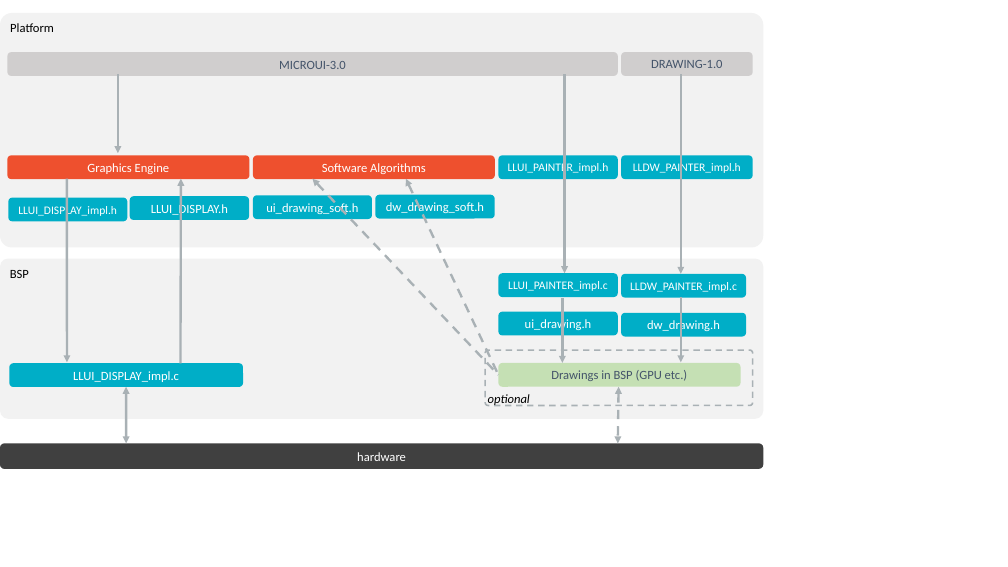
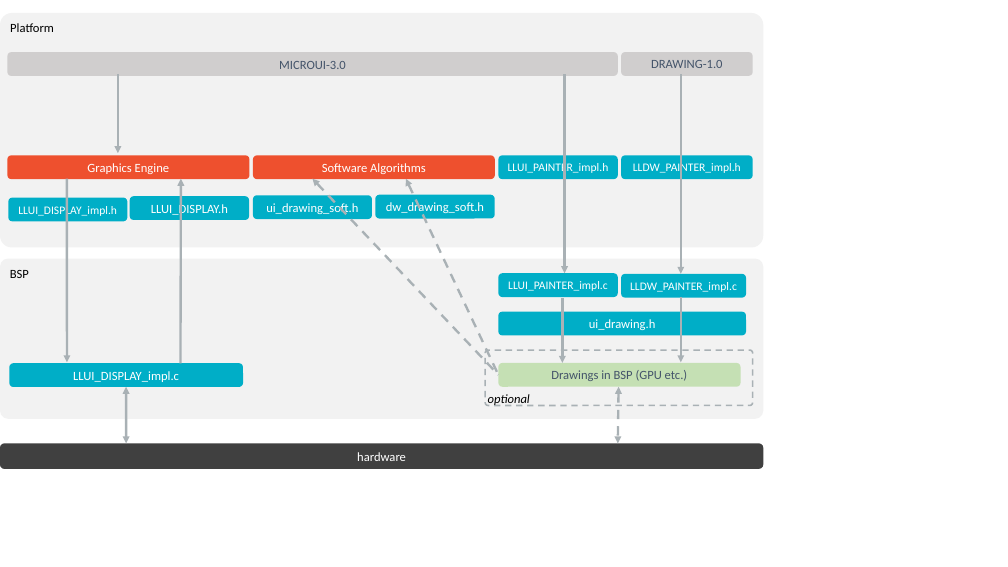
Before and after one commit to MicroEJ/docs, a slide deck: slide 5 of VEEPortingGuide/images/uiLL.pptx. Drawn at 1008x567 pixels with LibreOffice and Linux fonts; fonts in the diff are those of the drawing. Boxes give left, top, right and bottom in pixels: in the first picture for what was removed or moved away, otherwise in the second. Text is boxed around its words. In the diff, an @@ line names an element or a change of style, - is before the commit and + after.

```diff
--- a/VEEPortingGuide/images/uiLL.pptx
+++ b/VEEPortingGuide/images/uiLL.pptx
@@ rounded rectangle "ui_drawing.h" resized from (x1=498, y1=312, x2=618, y2=335) to (x1=498, y1=312, x2=746, y2=335) @@
@@ rounded rectangle removed at (x1=622, y1=313, x2=746, y2=337) @@
-dw_drawing.h
```
Also in this commit, not shown: 1 slide added, 15 other files.
